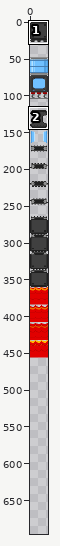
Two states of a sprite sheet, Arena/image/tile.png. The picture above shows the old version from afar; the outline marks the close-up.
Close-up. Before the commit:
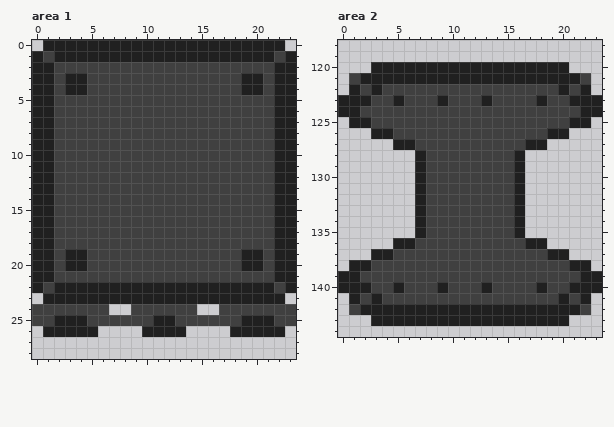
The file is 24x456 pixels. Shown: area 1: x 0..23, y 0..28; area 2: x 0..23, y 118..144. The old version is drawn lined up with the new one, on the new canvas. The commit also changed other parts of the picture, which this record leaves out.
And afterwards:
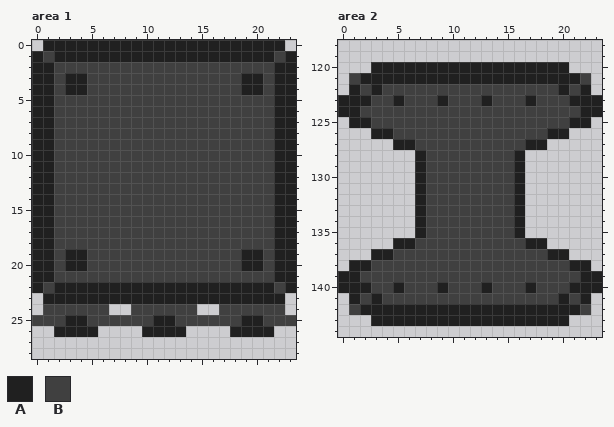
Palette (. is transparent): A #202020  B #404040
What changed:
canvas 24x456 -> 24x696
--- area 1
@@ x 0..23 @@
 23 .AAAAAAAAAAAAAAAAAAAAAA.
-24 BBBBBBB..BBBBBB..BBBBBBB
-25 BBAAABBBBBBAABBBBBBAAABB
-26 .AAAAA....AAAA....AAAAA.
+24 .BBBBBB..BBBBBB..BBBBBB.
+25 BBBAABBBBBBAABBBBBBAABBB
+26 ..AAAA....AAAA....AAAA..
 27 ........................
--- area 2
@@ x 15..20 @@
 122 BBBBBA
-123 BBBABB
+123 BBABBB
 124 BBBBBB
@@ x 15..20 @@
 139 BBBBBB
-140 BBBABB
+140 BBABBB
 141 BBBBBA
